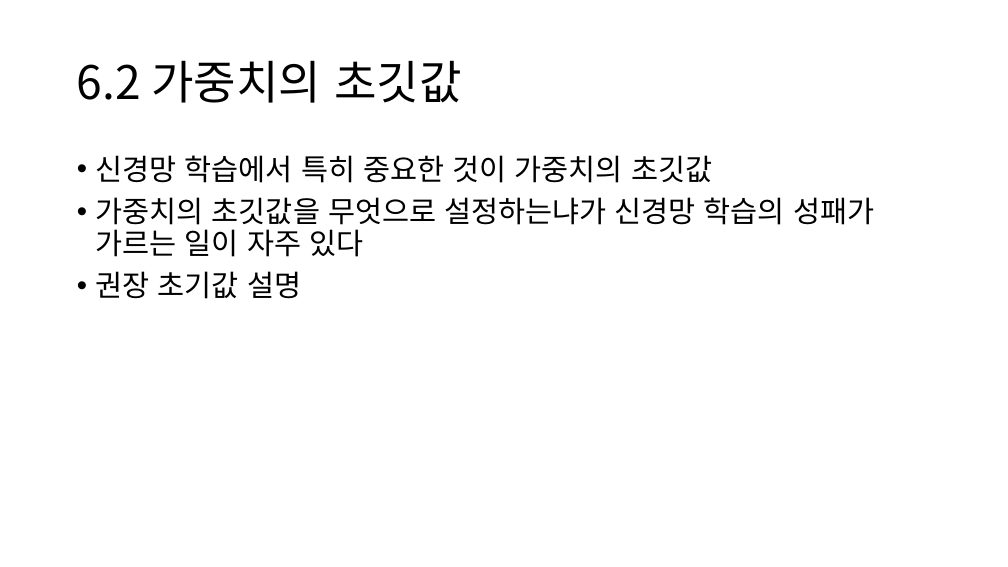
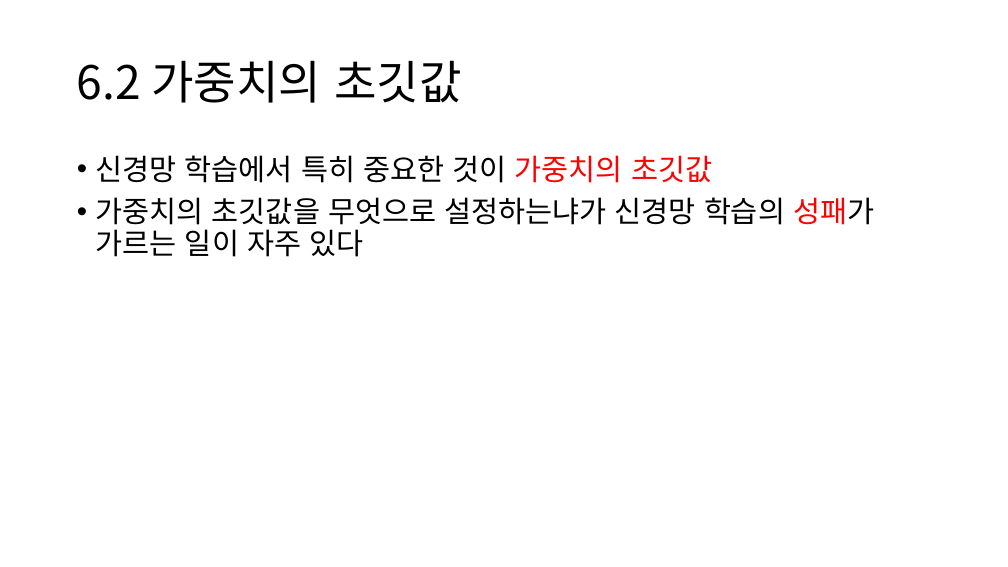
Before and after one commit to DL-StudyGroup/deep_learning_from_scratch, a slide deck: slide 24 of presentation/Week09.학습 관련 기술들.pptx (slide 20 before the commit). Drawn at 1008x567 pixels with LibreOffice and Linux fonts; fonts in the diff are those of the drawing. Boxes give left, top, right and bottom in pixels: in the first picture for what was removed or moved away, otherwise in the second. Text is boxed around its words. In the diff, an @@ line names an element or a change of style, - is before the commit and + after.

```diff
--- a/presentation/Week09.학습 관련 기술들.pptx
+++ b/presentation/Week09.학습 관련 기술들.pptx
@@ text "신경망 학습에서 특히 중요한 것이 ..." at bbox=[96, 155, 874, 257]: text colour #000000 to #FF0000 in "가중치의 초깃값", "성패가" @@
@@ text at bbox=[96, 271, 301, 299]: paragraph removed @@
-• 권장 초기값 설명
```
Also in this commit, not shown: 14 other slides changed, 6 slides added, 1 slide removed.
